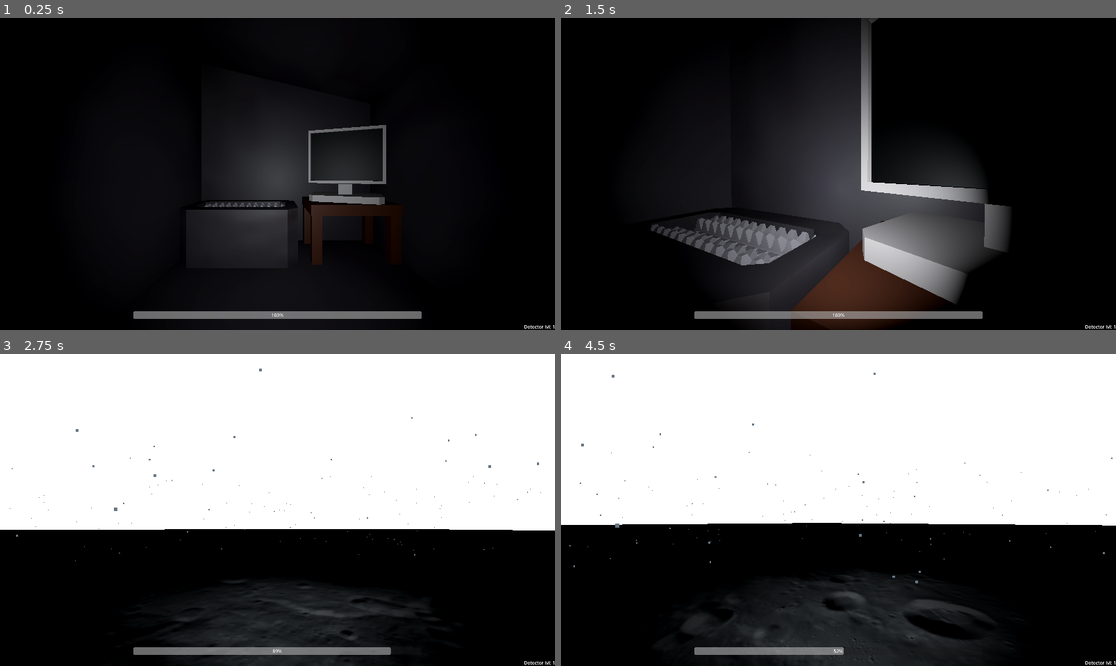
Above: before the commit, frames 1-4 (two rows, left to right).
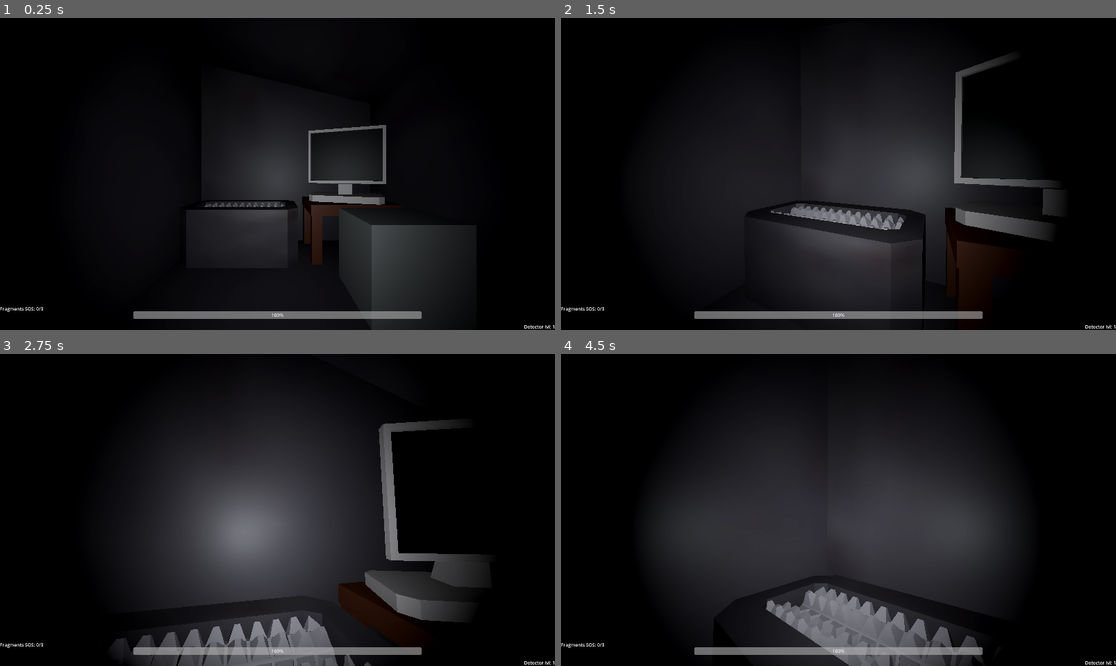
Above: after the commit, the same moments.

Repository: Zalex300701/GameJamBrackeys2026.1
Game: Godot game, scene res://scenes/game_test.tscn
Two runs of this game, one before a commit and one after it. Both use one fixed random seed, a clock stepped at 60 frames per second and the inputs below.
Inputs (mouse positions are in pixels of both pictures, inside the frame that each line leads up to):
- Up to frame 1 (0.25 s): no input
- Up to frame 2 (1.5 s): move the mouse to (866, 174) at 0.52 s; hold W (forward) from 0.53 s (still down); click (866, 174) at 0.6 s; tap E (interact) at 0.8, 1.35 s; move the mouse to (810, 174) at 1.27 s
- Up to frame 3 (2.75 s): keep holding W (forward); click (249, 510) at 1.55 s; move the mouse to (288, 503) at 2.02 s; click (288, 503) at 2.1 s; tap E (interact) at 2.3 s
- Up to frame 4 (4.5 s): keep holding W (forward); move the mouse to (832, 516) at 2.77 s; tap E (interact) at 2.85, 3.8 s; click (832, 516) at 3.05 s; move the mouse to (877, 513) at 3.52 s; hold Shift (sprint) 3.53-4.28 s; move the mouse to (794, 506) at 4.27 s; click (794, 506) at 4.35 s

The runs differ from the first frame. In frame 1, 5.2% of the frame differs, in the area x 0-83%, y 60-100%; in frame 2, 20%; in frame 3, 74%; in frame 4, 74%, in the area x 0-100%, y 0-100%.

Commit message:
Gameloop finished

Diff:
--- /dev/null
+++ b/data/SOS_fragment.tres
@@ -0,0 +1,15 @@
+[gd_resource type="Resource" script_class="TreasureData" format=3 uid="uid://1xtfba2ckd75"]
+
+[ext_resource type="Texture2D" uid="uid://x5qwhsr5noop" path="res://assets/icons/treasures/Test.png" id="1_fyaji"]
+[ext_resource type="PackedScene" uid="uid://31srmfgoga7g" path="res://assets/models/treasures/american_ball_model.glb" id="2_5v67x"]
+[ext_resource type="Script" uid="uid://bl4wsg8gsbb6e" path="res://scripts/treasure_data.gd" id="3_7b3uw"]
+
+[resource]
+script = ExtResource("3_7b3uw")
+treasure_name = "SOS fragment"
+scene_3d = ExtResource("2_5v67x")
+icon = ExtResource("1_fyaji")
+digs_required = 10
+required_detector_level = 3
+is_sos_fragment = true
+metadata/_custom_type_script = "uid://bl4wsg8gsbb6e"
--- a/scenes/HUD.tscn
+++ b/scenes/HUD.tscn
@@ -72,6 +72,26 @@
 grow_vertical = 0
 text = "Interact label"
 
+[node name="SOSLabel" type="Label" parent="HUD_Control" unique_id=1244147496]
+layout_mode = 1
+anchors_preset = 2
+anchor_top = 1.0
+anchor_bottom = 1.0
+offset_top = -85.0
+offset_right = 264.0
+grow_vertical = 0
+
+[node name="BeaconHeldLabel" type="Label" parent="HUD_Control" unique_id=1326307103]
+layout_mode = 1
+anchors_preset = 5
+anchor_left = 0.5
+anchor_right = 0.5
+offset_left = -295.0
+offset_top = 42.0
+offset_right = 295.0
+offset_bottom = 101.0
+grow_horizontal = 2
+
 [node name="Death_Control" type="Control" parent="." unique_id=944855728]
 layout_mode = 3
 anchors_preset = 15
--- /dev/null
+++ b/scenes/beacon_placed.tscn
@@ -0,0 +1,18 @@
+[gd_scene format=3 uid="uid://ycbqe5w74tpb"]
+
+[ext_resource type="Script" uid="uid://dvghcvbw4aeiu" path="res://scripts/beacon_placed.gd" id="1_xpdt6"]
+[ext_resource type="Material" uid="uid://b8x07pqimxat8" path="res://assets/materials/player_material.tres" id="2_f05t1"]
+
+[sub_resource type="BoxShape3D" id="BoxShape3D_jysxc"]
+
+[sub_resource type="BoxMesh" id="BoxMesh_lmxc7"]
+
+[node name="BeaconPlaced" type="StaticBody3D" unique_id=1356269082]
+script = ExtResource("1_xpdt6")
+
+[node name="CollisionShape3D" type="CollisionShape3D" parent="." unique_id=2028687505]
+shape = SubResource("BoxShape3D_jysxc")
+
+[node name="MeshInstance3D" type="MeshInstance3D" parent="." unique_id=35866692]
+mesh = SubResource("BoxMesh_lmxc7")
+surface_material_override/0 = ExtResource("2_f05t1")
--- a/scenes/game_test.tscn
+++ b/scenes/game_test.tscn
@@ -6,9 +6,7 @@
 [ext_resource type="Texture2D" uid="uid://de4g6t5ubx3ob" path="res://assets/textures/moon_ground_texture.png" id="3_1xlfd"]
 [ext_resource type="PackedScene" uid="uid://biw60qf5vrh6f" path="res://scenes/HUD.tscn" id="3_kv8o0"]
 [ext_resource type="PackedScene" uid="uid://gqbkxvkchysv" path="res://scenes/treasure.tscn" id="4_gjpke"]
-[ext_resource type="Resource" uid="uid://ckww2lj4vv5xg" path="res://data/american_ball.tres" id="5_vtmdq"]
-[ext_resource type="Resource" uid="uid://c007e1511ptm1" path="res://data/bone.tres" id="7_1xlfd"]
-[ext_resource type="Resource" uid="uid://jpgkp5vjvc05" path="res://data/precious_material.tres" id="8_u7iqn"]
+[ext_resource type="Resource" uid="uid://1xtfba2ckd75" path="res://data/SOS_fragment.tres" id="6_vtmdq"]
 
 [sub_resource type="FastNoiseLite" id="FastNoiseLite_vtmdq"]
 seed = 13
@@ -102,14 +100,14 @@
 
 [node name="Treasure" parent="Environment" unique_id=1774547254 instance=ExtResource("4_gjpke")]
 transform = Transform3D(1, 0, 0, 0, 1, 0, 0, 0, 1, -10.146564, -0.21, -3.019)
-data = ExtResource("5_vtmdq")
+data = ExtResource("6_vtmdq")
 
 [node name="Treasure2" parent="Environment" unique_id=1182920676 instance=ExtResource("4_gjpke")]
-transform = Transform3D(1, 0, 0, 0, 1, 0, 0, 0, 1, 10.965834, -0.21, -9.113648)
-data = ExtResource("7_1xlfd")
+transform = Transform3D(1, 0, 0, 0, 1, 0, 0, 0, 1, -8.758638, -0.21, 3.9849787)
+data = ExtResource("6_vtmdq")
 
 [node name="Treasure3" parent="Environment" unique_id=1757671613 instance=ExtResource("4_gjpke")]
-transform = Transform3D(1, 0, 0, 0, 1, 0, 0, 0, 1, -0.265, -0.21, -12.352733)
-data = ExtResource("8_u7iqn")
+transform = Transform3D(1, 0, 0, 0, 1, 0, 0, 0, 1, -10.283107, -0.21, -8.760357)
+data = ExtResource("6_vtmdq")
 
 [node name="HUD" parent="." unique_id=282066520 instance=ExtResource("3_kv8o0")]
--- a/scenes/shelter.tscn
+++ b/scenes/shelter.tscn
@@ -1,5 +1,6 @@
 [gd_scene format=4 uid="uid://byntskyhntcco"]
 
+[ext_resource type="PackedScene" uid="uid://bak5oyb2wq1of" path="res://scenes/sos_beacon_station.tscn" id="1_ejcbl"]
 [ext_resource type="Script" uid="uid://r1q7sq5t7axg" path="res://scripts/shelter.gd" id="1_en2vt"]
 [ext_resource type="Texture2D" uid="uid://bwk3fr8a5brou" path="res://assets/models/environments/shelter_shelter_texture.png" id="2_osqu4"]
 [ext_resource type="Texture2D" uid="uid://csrkvfpr6fr34" path="res://assets/models/environments/shelter_pc_texture.png" id="3_u3ehf"]
@@ -334,6 +335,9 @@
 
 [node name="Shelter" type="Node3D" unique_id=1978965594 groups=["shelter"]]
 
+[node name="SOSBeaconStation" parent="." unique_id=1878223604 instance=ExtResource("1_ejcbl")]
+transform = Transform3D(1, 0, 0, 0, 1, 0, 0, 0, 1, 3.2085319, 0.61088634, -3.8085444)
+
 [node name="Shelter_Area3D" type="Area3D" parent="." unique_id=850404894]
 script = ExtResource("1_en2vt")
 
--- /dev/null
+++ b/scenes/sos_beacon_station.tscn
@@ -0,0 +1,16 @@
+[gd_scene format=3 uid="uid://bak5oyb2wq1of"]
+
+[ext_resource type="Script" uid="uid://c2qg7m7ijny41" path="res://scripts/sos_beacon_station.gd" id="1_asvrg"]
+
+[sub_resource type="BoxShape3D" id="BoxShape3D_rvmrx"]
+
+[sub_resource type="BoxMesh" id="BoxMesh_asvrg"]
+
+[node name="SOSBeaconStation" type="StaticBody3D" unique_id=1878223604]
+script = ExtResource("1_asvrg")
+
+[node name="CollisionShape3D" type="CollisionShape3D" parent="." unique_id=77776980]
+shape = SubResource("BoxShape3D_rvmrx")
+
+[node name="MeshInstance3D" type="MeshInstance3D" parent="." unique_id=1953193329]
+mesh = SubResource("BoxMesh_asvrg")
--- a/scripts/HUD.gd
+++ b/scripts/HUD.gd
@@ -8,6 +8,8 @@
 @onready var death_label = $Death_Control/DeathLabel
 @onready var interact_label: Label = $HUD_Control/InteractLabel
 var current_interact_text = ""
+@onready var sos_label = $HUD_Control/SOSLabel
+@onready var beacon_held_label = $HUD_Control/BeaconHeldLabel
 
 var hud_items = {}
 
@@ -18,6 +20,8 @@
 	death_label.modulate.a = 0.0
 	interact_label.modulate.a = 0.0
 	interact_label.visible = false
+	sos_label.text = "Fragments SOS: 0/3"
+	beacon_held_label.visible = false
 
 func update_oxygen(value: float):
 	oxygen_bar.value = value
@@ -110,3 +114,24 @@
 	var tween = create_tween()
 	tween.tween_property(interact_label, "modulate:a", 0.0, 0.15)
 	tween.tween_callback(func(): interact_label.visible = false)
+
+func update_sos_count(count: int):
+	sos_label.text = "Fragments SOS: " + str(count) + "/3"
+	if count >= 3:
+		sos_label.modulate = Color.GREEN
+
+func show_beacon_held():
+	beacon_held_label.visible = true
+	beacon_held_label.text = "Balise SOS en main - Posez-la près du shelter"
+
+func hide_beacon_held():
+	beacon_held_label.visible = false
+
+func fade_to_black():
+	var fade = ColorRect.new()
+	fade.color = Color.BLACK
+	fade.modulate.a = 0.0
+	$HUD_Control.add_child(fade)
+	fade.set_anchors_preset(Control.PRESET_FULL_RECT)
+	var tween = create_tween()
+	tween.tween_property(fade, "modulate:a", 1.0, 3.0)
--- /dev/null
+++ b/scripts/beacon_placed.gd
@@ -0,0 +1,35 @@
+extends StaticBody3D
+
+var is_activated: bool = false
+
+func interact(player):
+	if not is_activated:
+		_activate()
+
+func _activate():
+	is_activated = true
+	print("Balise activée... Quelque chose approche...")
+	_start_horror_sequence()
+
+func _start_horror_sequence():
+	# Désactive le contrôle du joueur
+	var player = get_tree().get_first_node_in_group("player")
+	player.set_physics_process(false)
+
+	# Effets horrifiques
+	await get_tree().create_timer(2.0).timeout
+	# Ajoute tes lumières qui clignotent, sons, etc.
+
+	await get_tree().create_timer(5.0).timeout
+	_end_game()
+
+func _end_game():
+	var player = get_tree().get_first_node_in_group("player")
+	player.hud.fade_to_black()
+	await get_tree().create_timer(3.0).timeout
+	get_tree().change_scene_to_file("res://scenes/end_credits.tscn")
+
+func get_interact_text() -> String:
+	if is_activated:
+		return ""
+	return "[E] Activer la balise SOS"
--- a/scripts/player.gd
+++ b/scripts/player.gd
@@ -35,10 +35,13 @@
 const DIG_COOLDOWN: float = 0.3
 
 # Grinding
-var total_dollars: int = 500
+var total_dollars: int = 5000
 var is_grinding: bool = false
 
 var is_dead: bool = false
+var sos_fragments: int = 0
+var has_beacon: bool = false
+var beacon_instance = null
 
 func _ready():
 	add_to_group("player")
@@ -101,6 +104,9 @@
 		_handle_digging(delta)
 		_handle_interaction()
 
+		if has_beacon:
+			_handle_beacon_placement()
+
 func _headbob(time) -> Vector3:
 	var pos = Vector3.ZERO
 	pos.y = sin(time * BOB_FREQ) * BOB_AMP
@@ -125,7 +131,16 @@
 	inventory_items.append(treasure)
 	hud.add_to_list_item(treasure)
 
+	if treasure.is_sos_fragment:
+		sos_fragments += 1
+		hud.update_sos_count(sos_fragments)
+		if sos_fragments >= 3:
+			print("Tous les fragments collectés ! Construisez la balise !")
+
 func _handle_interaction():
+	if has_beacon:
+		return
+
 	var ray = $Player_Head/Player_Camera3D/Player_RayCast3D
 
 	if ray.is_colliding():
@@ -160,8 +175,17 @@
 	if is_grinding or inventory_items.is_empty():
 		return
 	is_grinding = true
-	var items_to_grind = inventory_items.duplicate()
-	inventory_items.clear()
+	var items_to_grind = []
+	for item in inventory_items:
+		if not item.is_sos_fragment:
+			items_to_grind.append(item)
+
+	if items_to_grind.is_empty():
+		is_grinding = false
+		print("Rien à broyer !")
+		return
+
+	inventory_items = inventory_items.filter(func(i): return i.is_sos_fragment)
 	_grind_next(items_to_grind, 0)
 
 func _die():
@@ -185,3 +209,43 @@
 	hud.show_hud()
 	is_dead = false
 	set_physics_process(true)
+
+func give_beacon():
+	has_beacon = true
+	sos_fragments = 0  # retire les fragments
+	hud.update_sos_count(0)
+	hud.show_beacon_held()
+
+	# Instancie un modèle 3D de balise dans les mains
+	beacon_instance = preload("res://assets/models/treasures/american_ball_model.glb").instantiate()
+	$Player_Head/Player_Camera3D.add_child(beacon_instance)
+	beacon_instance.position = Vector3(0.3, -0.2, -0.5)
+
+func _handle_beacon_placement():
+	if not has_beacon:
+		return
+
+	var shelter = get_tree().get_first_node_in_group("shelter")
+	if not shelter:
+		return
+
+	var distance = global_position.distance_to(shelter.global_position)
+	if distance < 5.0:
+		hud.show_interact_prompt("Eloignez-vous du shelter!")
+		return
+
+	hud.show_interact_prompt("[E] Poser la balise")
+
+	if Input.is_action_just_pressed("interact"):
+		_place_beacon()
+
+func _place_beacon():
+	has_beacon = false
+	beacon_instance.queue_free()
+
+	# Instancie la balise dans le monde
+	var beacon_world = preload("res://scenes/beacon_placed.tscn").instantiate()
+	get_parent().add_child(beacon_world)
+	beacon_world.global_position = global_position + head.transform.basis.z * -2.0  # 2m devant
+
+	hud.hide_beacon_held()
--- /dev/null
+++ b/scripts/sos_beacon_station.gd
@@ -0,0 +1,14 @@
+extends StaticBody3D
+
+func interact(player):
+	if player.sos_fragments >= 3:
+		player.give_beacon()
+	else:
+		print("Il manque ", 3 - player.sos_fragments, " fragment(s)")
+
+func get_interact_text() -> String:
+	var player = get_tree().get_first_node_in_group("player")
+	if player.sos_fragments >= 3:
+		return "[E] Construire la balise SOS"
+	else:
+		return "Fragments SOS: " + str(player.sos_fragments) + "/3"
--- a/scripts/treasure_data.gd
+++ b/scripts/treasure_data.gd
@@ -8,3 +8,4 @@
 @export var value: int = 0
 @export var digs_required: int = 5
 @export var required_detector_level: int = 1
+@export var is_sos_fragment: bool = false
Not shown, added: scripts/beacon_placed.gd.uid
Not shown, added: scripts/sos_beacon_station.gd.uid
